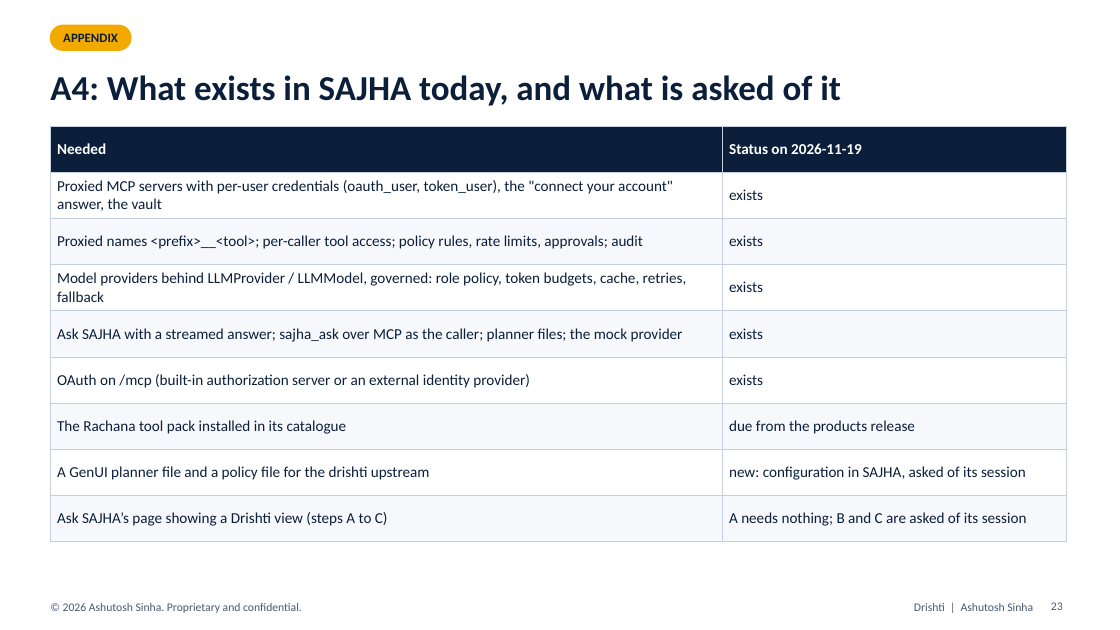
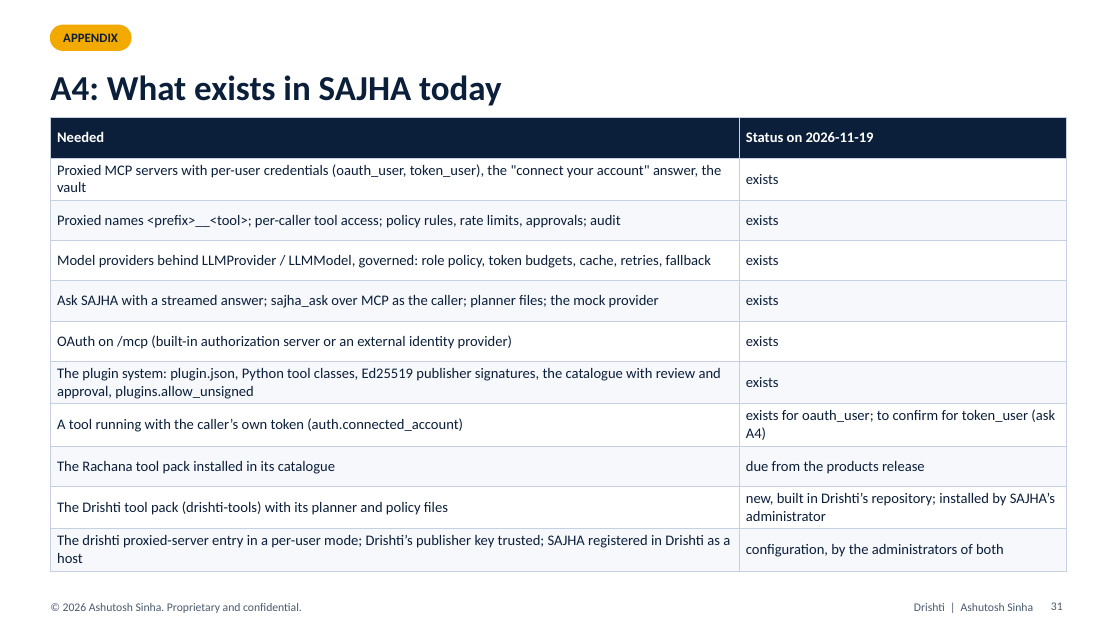
Before and after one commit to ajsinha/drishti, a slide deck: slide 31 of docs/plans/I9_GENUI_SAJHA.pptx (slide 23 before the commit). Drawn at 1120x630 pixels with LibreOffice and Linux fonts; fonts in the diff are those of the drawing. Boxes give left, top, right and bottom in pixels: in the first picture for what was removed or moved away, otherwise in the second. Text is boxed around its words. In the diff, an @@ line names an element or a change of style, - is before the commit and + after.

Commit message:
i9 GenUI deck rebuilt from the amended outline: tool pack, portable views, GD1-GD22 with status (40 slides)

```diff
--- a/docs/plans/I9_GENUI_SAJHA.pptx
+++ b/docs/plans/I9_GENUI_SAJHA.pptx
@@ title at (50,75,502,106): text changed @@
-A4: What exists in SAJHA today, and what is asked of it
+A4: What exists in SAJHA today
@@ table at (50,118,1067,567) @@
+row 7: The plugin system: plugin.json, Python tool classes, Ed25519 publisher signatures, the catalogue with review and approval, plugins.allow_unsigned | exists
+row 8: A tool running with the caller’s own token (auth.connected_account) | exists for oauth_user; to confirm for token_user (ask A4)
-row 10, column 1: A GenUI planner file and a policy file for the drishti upstream
+row 10, column 1: The Drishti tool pack (drishti-tools) with its planner and policy files
-row 10, column 2: new: configuration in SAJHA, asked of its session
+row 10, column 2: new, built in Drishti’s repository; installed by SAJHA’s administrator
-row 11, column 1: Ask SAJHA’s page showing a Drishti view (steps A to C)
+row 11, column 1: The drishti proxied-server entry in a per-user mode; Drishti’s publisher key trusted; SAJHA registered in Drishti as a host
-row 11, column 2: A needs nothing; B and C are asked of its session
+row 11, column 2: configuration, by the administrators of both
@@ table: place and size @@
-table at (50,126,1067,530)
+table at (50,118,1067,567)
@@ page number at (1051,602,1063,610): text changed @@
-23
+31
```
Also in this commit, not shown: 19 other slides changed, 14 slides added.
